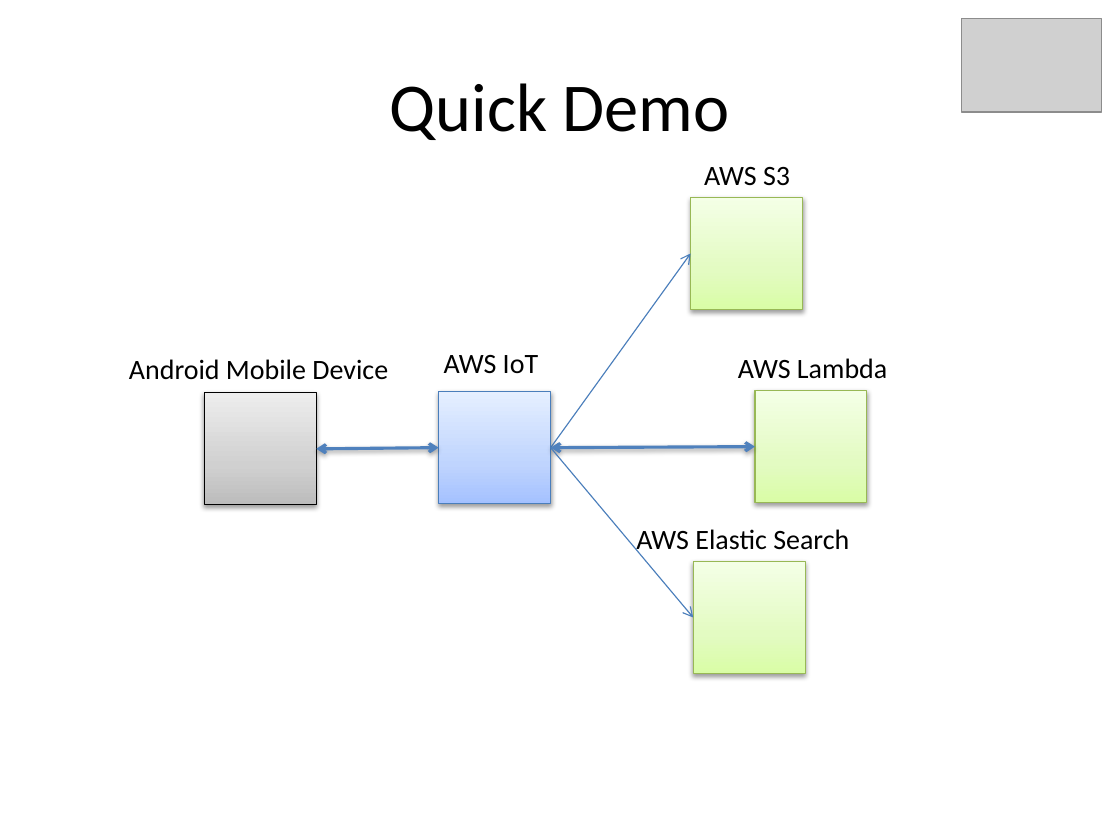
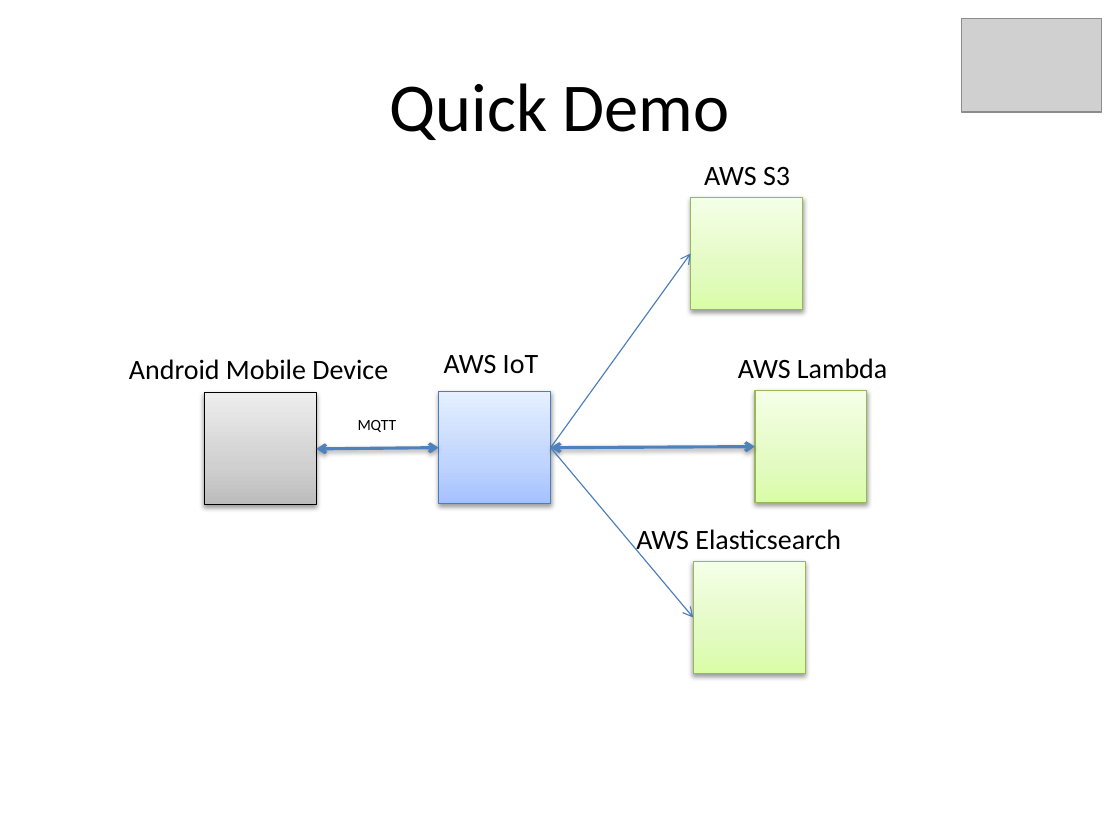
Before and after one commit to kskalvar/AWS-IoT-AndroidStudio, a slide deck: slide 14 of .assets/IoT-QuickStart-with-AWS.pptx (slide 13 before the commit). Drawn at 1120x840 pixels with LibreOffice and Linux fonts; fonts in the diff are those of the drawing; grey boxes stand for pictures. Boxes give left, top, right and bottom in pixels: in the first picture for what was removed or moved away, otherwise in the second. Text is boxed around its words. In the diff, an @@ line names an element or a change of style, - is before the commit and + after.

Commit message:
Documentation: Upadated AWS IoT QuickStart Instructions

```diff
--- a/.assets/IoT-QuickStart-with-AWS.pptx
+++ b/.assets/IoT-QuickStart-with-AWS.pptx
@@ text added at (358,420,397,432), 10 pt, text #000000 @@
+MQTT
@@ text at (636,529,841,556): text changed @@
-AWS Elastic Search
+AWS Elasticsearch
```
Also in this commit, not shown: 10 other slides changed, 2 slides added, 1 slide removed, 1 other file.
